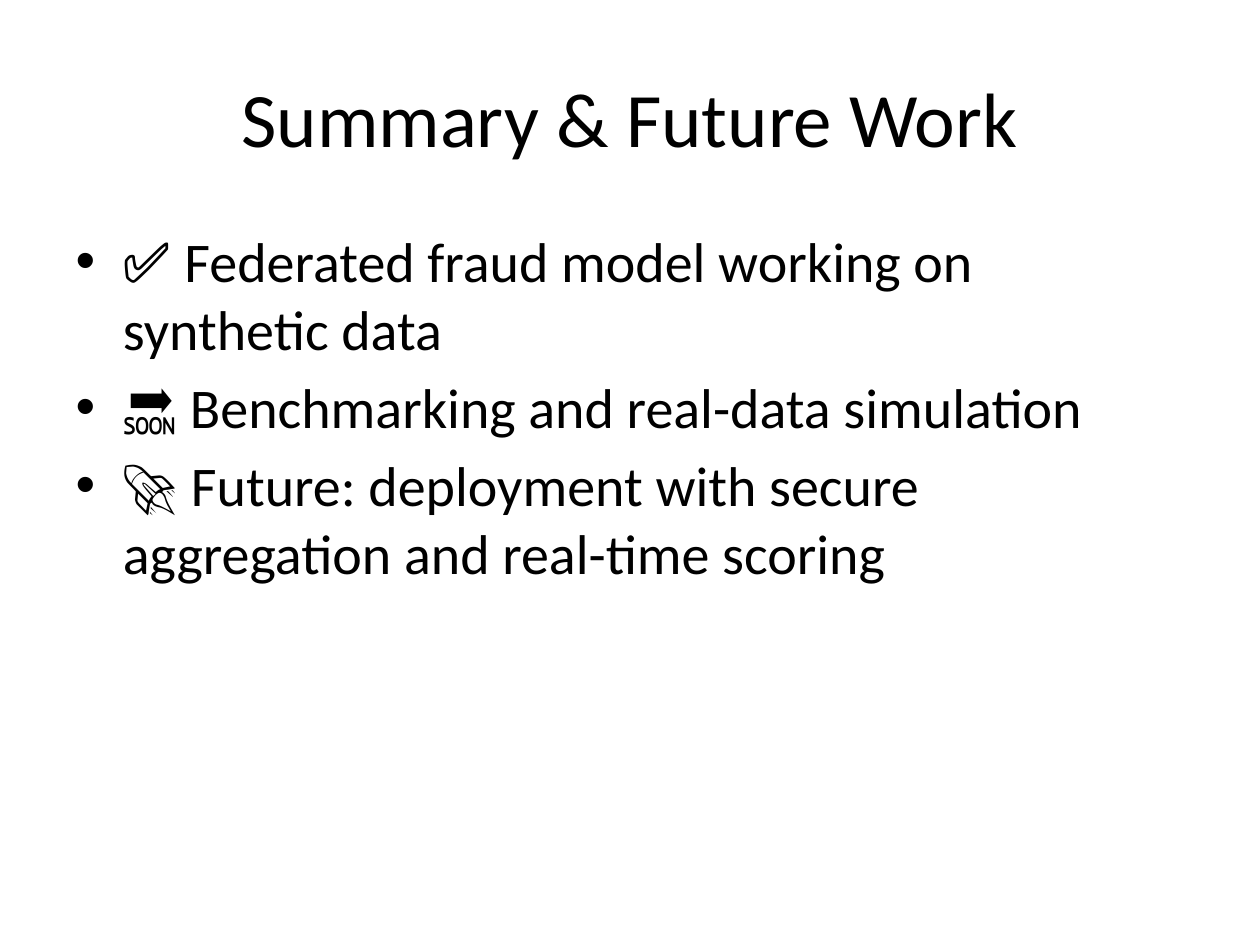
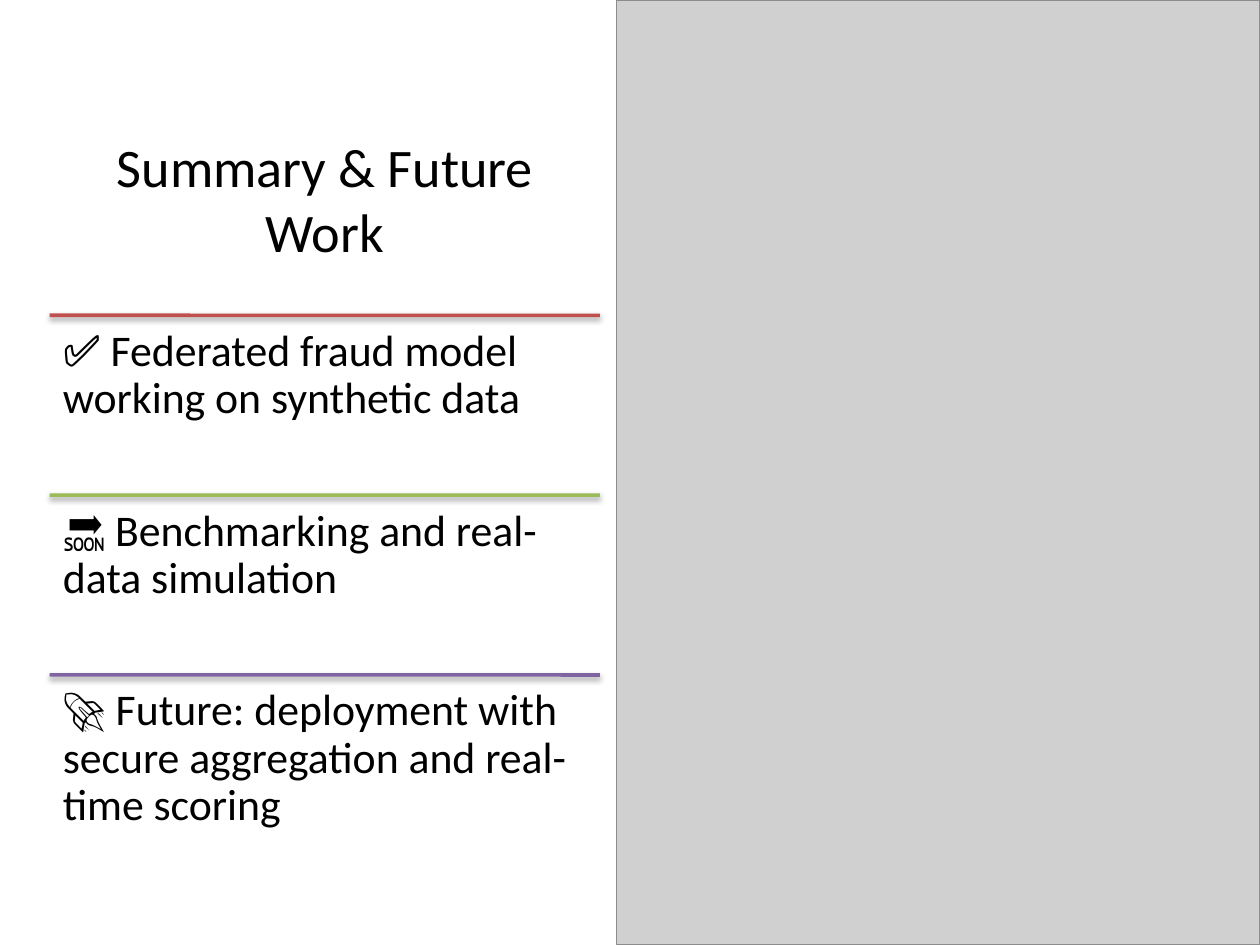
Before and after one commit to rahul2287/fraud-detection-federated, a slide deck: slide 4 of fraud-detection-federated/docs/fraud_detection_presentation.pptx. Drawn at 1260x945 pixels with LibreOffice and Linux fonts; fonts in the diff are those of the drawing; grey boxes stand for pictures. Boxes give left, top, right and bottom in pixels: in the first picture for what was removed or moved away, otherwise in the second. Text is boxed around its words. In the diff, an @@ line names an element or a change of style, - is before the commit and + after.

```diff
--- a/fraud-detection-federated/docs/fraud_detection_presentation.pptx
+++ b/fraud-detection-federated/docs/fraud_detection_presentation.pptx
@@ picture added at [616, 0, 1260, 945] @@
@@ title "Summary & Future Work": place and size @@
-title "Summary & Future Work" at [241, 93, 1018, 160]
+title "Summary & Future Work" at [117, 151, 533, 253]
@@ title "Summary & Future Work" at [117, 151, 533, 253]: size 44 to 31 pt; vertical alignment middle to bottom @@
@@ text removed at [123, 243, 1081, 584] @@
-• ✅ Federated fraud model working on synthetic data
-• 🔜 Benchmarking and real-data simulation
-• 🚀 Future: deployment with secure aggregation and real-time scoring
@@ group added at [49, 315, 600, 828]: 3 lines, 3 texts @@
+✅ Federated fraud model working on synthetic data
+🔜 Benchmarking and real-data simulation
+🚀 Future: deployment with secure aggregation and real-time scoring
```
Also in this commit, not shown: 3 other slides changed, 5 slides added.
